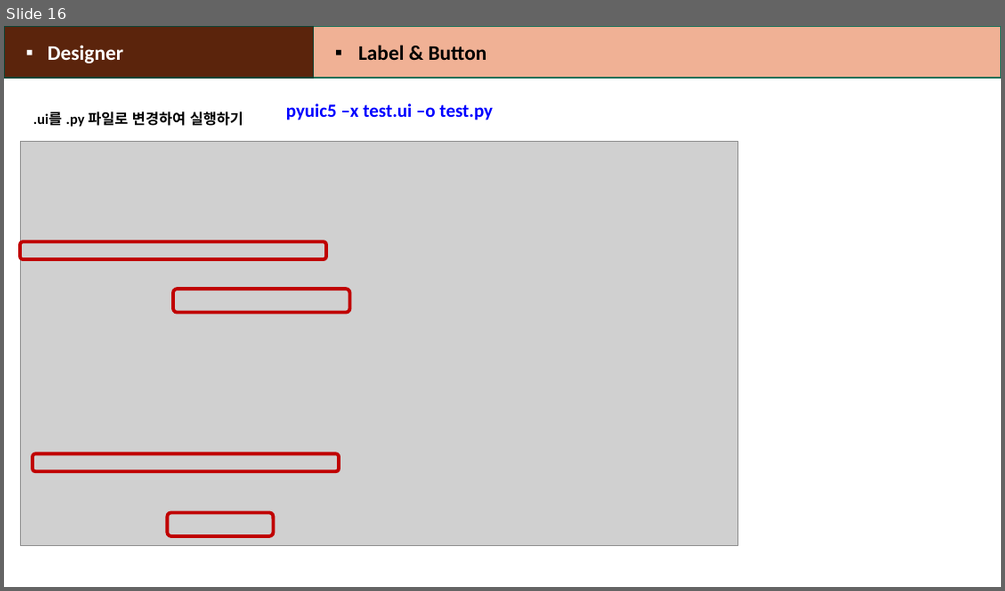
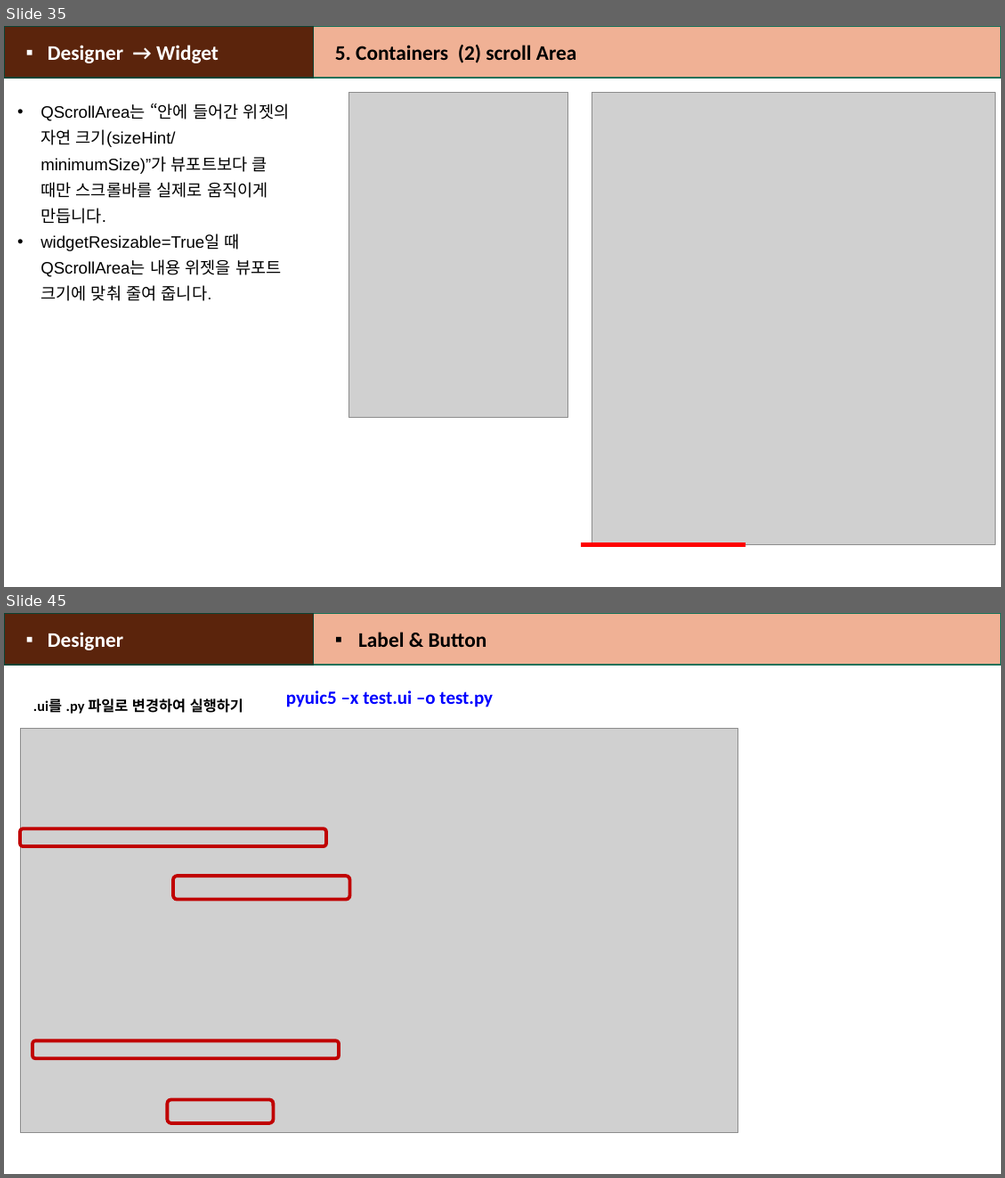
Before and after one commit to heartcom/Linux-Program, a slide deck: 2_Rpi_GPIO_DHT11_PyQt.pptx. Shown one above the other, each under a label of ours: slide 16 before the commit, slides 35 and 45 after it; the slides between them are not shown. The pictures are 1005x591 and 1005x1178 pixels, drawn with LibreOffice and Linux fonts; fonts in the diff are those of the drawing; grey boxes stand for pictures. Boxes give left, top, right and bottom in pixels: in the first picture for what was removed or moved away, otherwise in the second. Text is boxed around its words. In the diff, an @@ line names an element or a change of style, - is before the commit and + after.

```diff
--- a/2_Rpi_GPIO_DHT11_PyQt.pptx
+++ b/2_Rpi_GPIO_DHT11_PyQt.pptx
@@ slide 35 added at box(4, 26, 1001, 587), background #FFFFFF @@
@@ rectangle added at box(4, 26, 313, 78), fill #5C240C, outline #0D4335 1 pt, 20 pt, text #FFFFFF, bold @@
+▪ Designer → Widget
@@ rectangle added at box(313, 26, 1001, 78), fill #F0B195, outline #157259 1 pt, 20 pt, text #000000, bold @@
+5. Containers (2) scroll Area
@@ text added at box(40, 103, 289, 301), 16 pt, text #000000 @@
+• QScrollArea는 “안에 들어간 위젯의 자연 크기(sizeHint/ minimumSize)”가 뷰포트보다 클 때만 스크롤바를 실제로 움직이게 만듭니다.
+• widgetResizable=True일 때 QScrollArea는 내용 위젯을 뷰포트 크기에 맞춰 줄여 줍니다.
@@ picture added at box(348, 92, 568, 417) @@
@@ picture added at box(592, 92, 995, 544) @@
@@ line added from (582, 545) to (745, 545), #FF0000 3.75 pt @@
@@ what was slide 16 is now slide 45 @@
```
Also in this commit, not shown: 12 slides changed, 28 other slides added, 1 other file.
